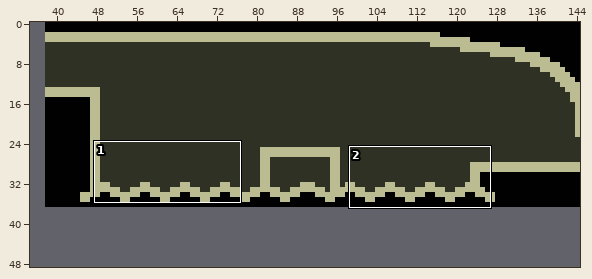
Tiled map (JSON) -- assets/tiled/rooms/outlands_e.json. The picture above shows the old version from afar; the outline marks the close-up.
Close-up. Before the commit:
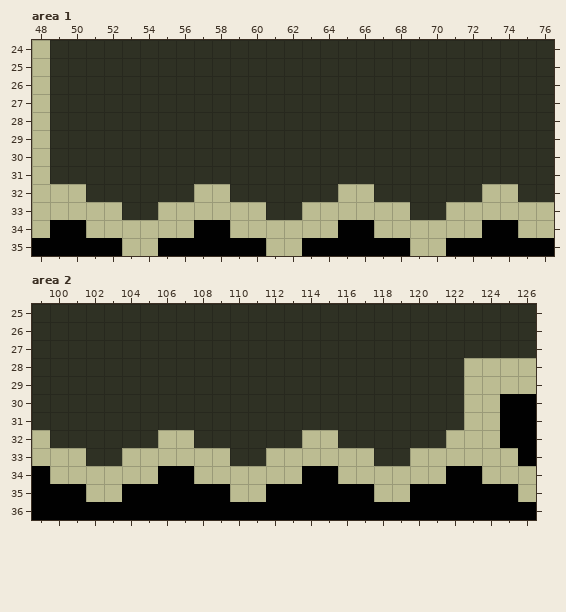
Cells are 12x12 px. Shown: area 1 x 48..76, y 24..35; area 2 x 99..126, y 25..36. The commit also changed other parts of the map, which this record leaves out. The old version is drawn lined up with the new one.
The same view after the edit:
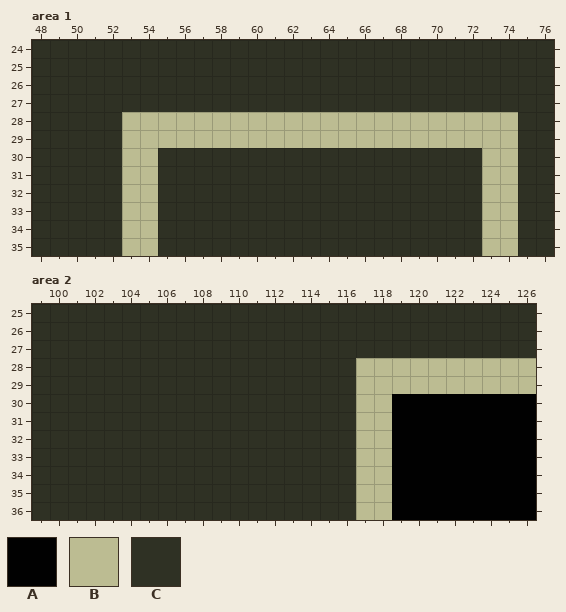
Key: from "world-map12": A 28, B 112, C 421.
_ is an empty cell.
From old to new:
map size 111x37 -> 149x49 cells (old content now starts at 38,0; both pictures use the new coordinates)
Layer "world-map", area 1:
Tile A becomes tile B in rows 34 to 35 at x 73 to 74.
Tile C becomes tile B in rows 28 to 29 at x 53 to 74; in rows 30 to 31 at x 53 to 54 and 73 to 74; in rows 32 to 33 at x 53 to 54.
Tile A becomes tile C in row 34 at x 49 to 50, 57 to 58 and 65 to 66; in row 35 at x 48 to 52, 55 to 60, 63 to 68, 71 to 72 and 75 to 76.
Tile B becomes tile C in rows 24 to 31 at x 48; in row 32 at x 48 to 50, 57 to 58 and 65 to 66; in row 33 at x 48 to 52, 55 to 60, 63 to 68, 71 to 72 and 75 to 76; in row 34 at x 48, 51 to 52, 55 to 56, 59 to 64, 67 to 72 and 75 to 76; in row 35 at x 61 to 62 and 69 to 70.
Layer "world-map", area 2:
Tile B becomes tile A in rows 30 to 31 at x 123 to 124; in row 32 at x 122 to 124; in row 33 at x 120 to 125; in row 34 at x 119 to 121 and 124 to 126; in row 35 at x 119 and 126.
Tile C becomes tile A in rows 30 to 31 at x 119 to 122; in row 32 at x 119 to 121; in row 33 at x 119.
Tile A becomes tile B in row 35 at x 117; in row 36 at x 117 to 118.
Tile C becomes tile B in rows 28 to 29 at x 117 to 122; in rows 30 to 32 at x 117 to 118; in row 33 at x 118.
Tile A becomes tile C in row 34 at x 99, 106 to 107 and 114 to 115; in row 35 at x 99 to 101, 104 to 109 and 112 to 116; in row 36 at x 99 to 116.
Tile B becomes tile C in row 32 at x 99, 106 to 107 and 114 to 115; in row 33 at x 99 to 101, 104 to 109 and 112 to 116; in row 34 at x 100 to 105, 108 to 113 and 116; in row 35 at x 102 to 103 and 110 to 111.
Where, in picture pixels (left, top, right, bottom), the same in both close-ups:
changed: (32, 40, 554, 256)
changed: (32, 358, 536, 520)
